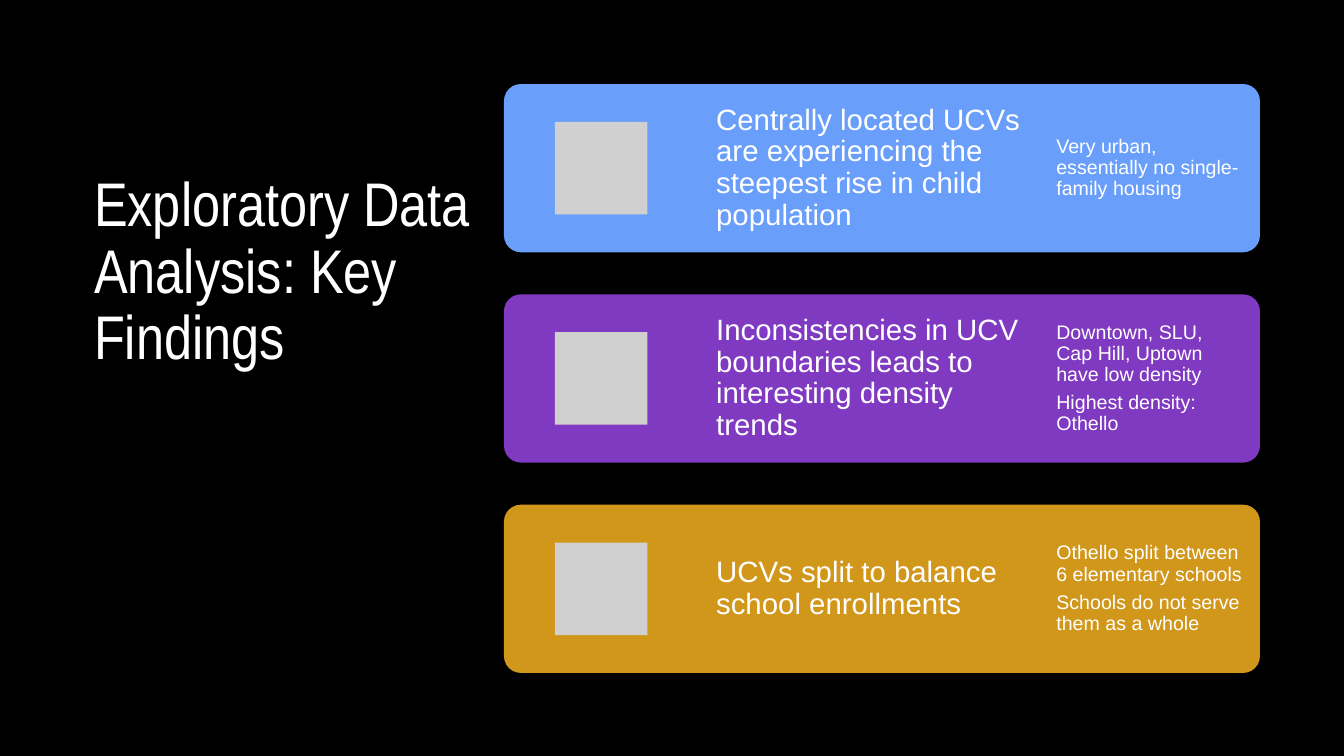
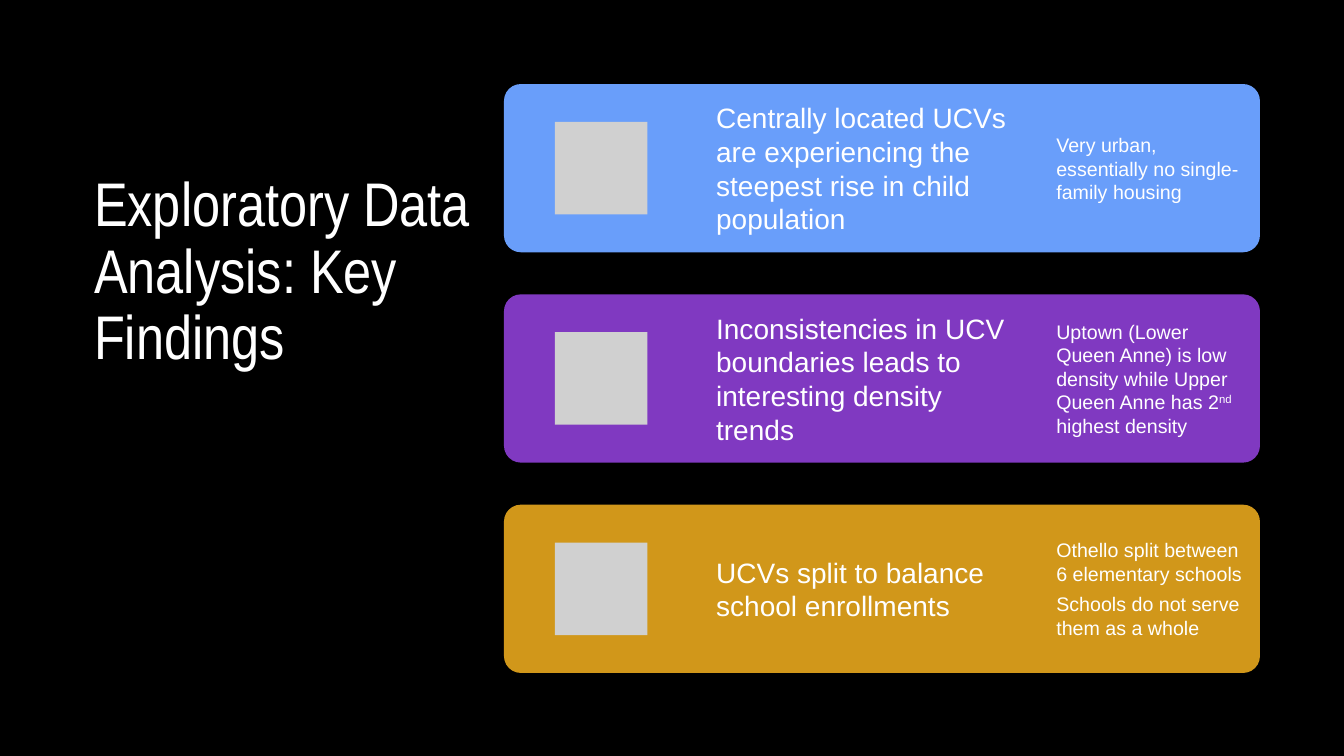
Before and after one commit to lauraminter/seattle-kids, a slide deck: slide 6 of assets/Seattle-kids-slides.pptx. Drawn at 1344x756 pixels with LibreOffice and Linux fonts; fonts in the diff are those of the drawing; grey boxes stand for pictures. Boxes give left, top, right and bottom in pixels: in the first picture for what was removed or moved away, otherwise in the second. Text is boxed around its words. In the diff, an @@ line names an element or a change of style, - is before the commit and + after.

```diff
--- a/assets/Seattle-kids-slides.pptx
+++ b/assets/Seattle-kids-slides.pptx
@@ text "Very urban, essentially no single-family ..." at [1056, 138, 1239, 203]: line spacing 0.9 to 1 @@
@@ text at [1056, 324, 1227, 437]: text changed @@
-Downtown, SLU, Cap Hill, Uptown have low density
-Highest density: Othello
+Uptown (Lower Queen Anne) is low density while Upper Queen Anne has 2nd highest density
@@ size 21 to 20 pt; line spacing 0.9 to 1 in 3 elements at [716, 107, 1006, 234], [716, 318, 1004, 441], [716, 562, 984, 617] @@
@@ text "Othello split between 6 elementary ..." at [1056, 542, 1242, 636]: line spacing 0.9 to 1 @@
```
Also in this commit, not shown: 3 other slides changed, 4 other files.
